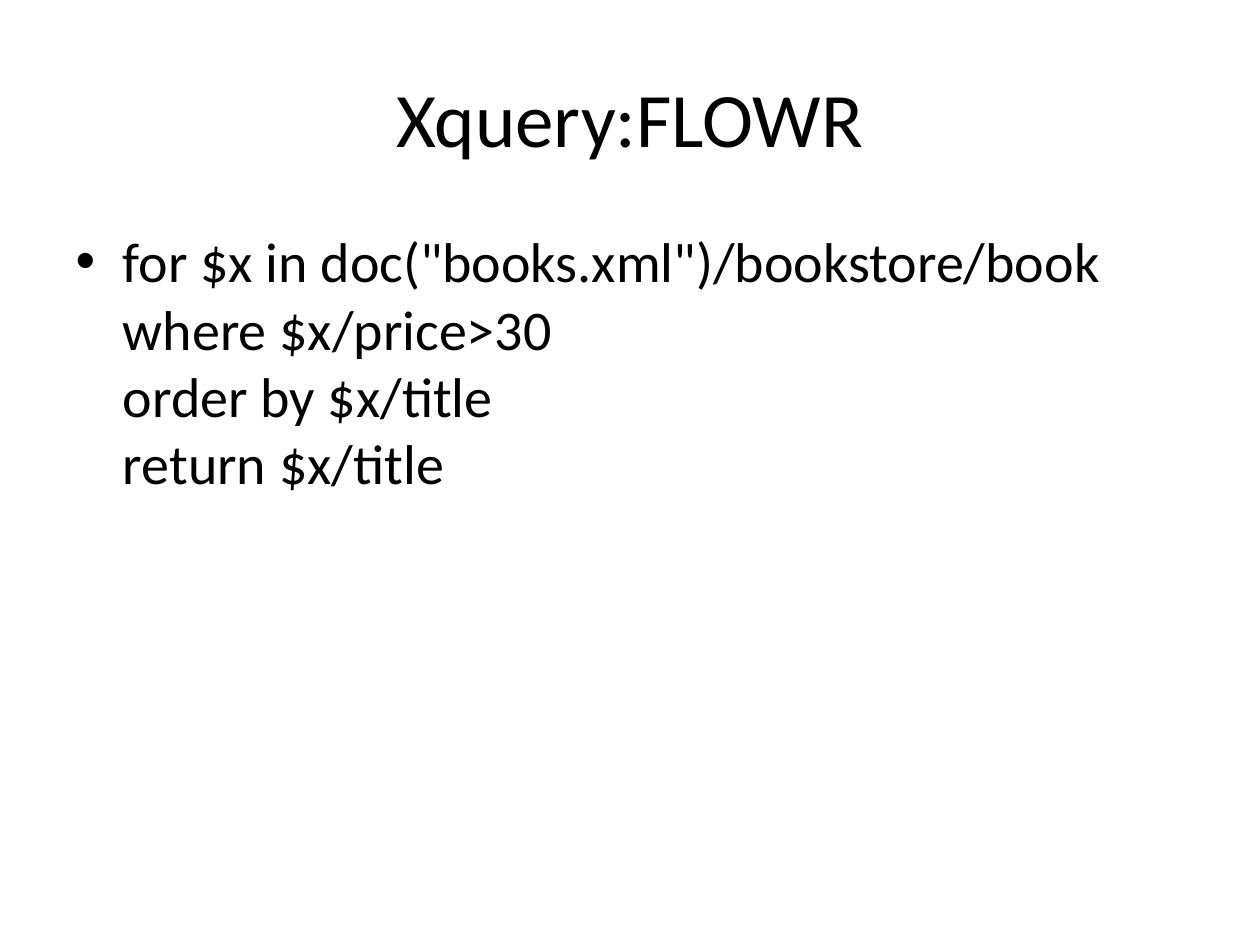
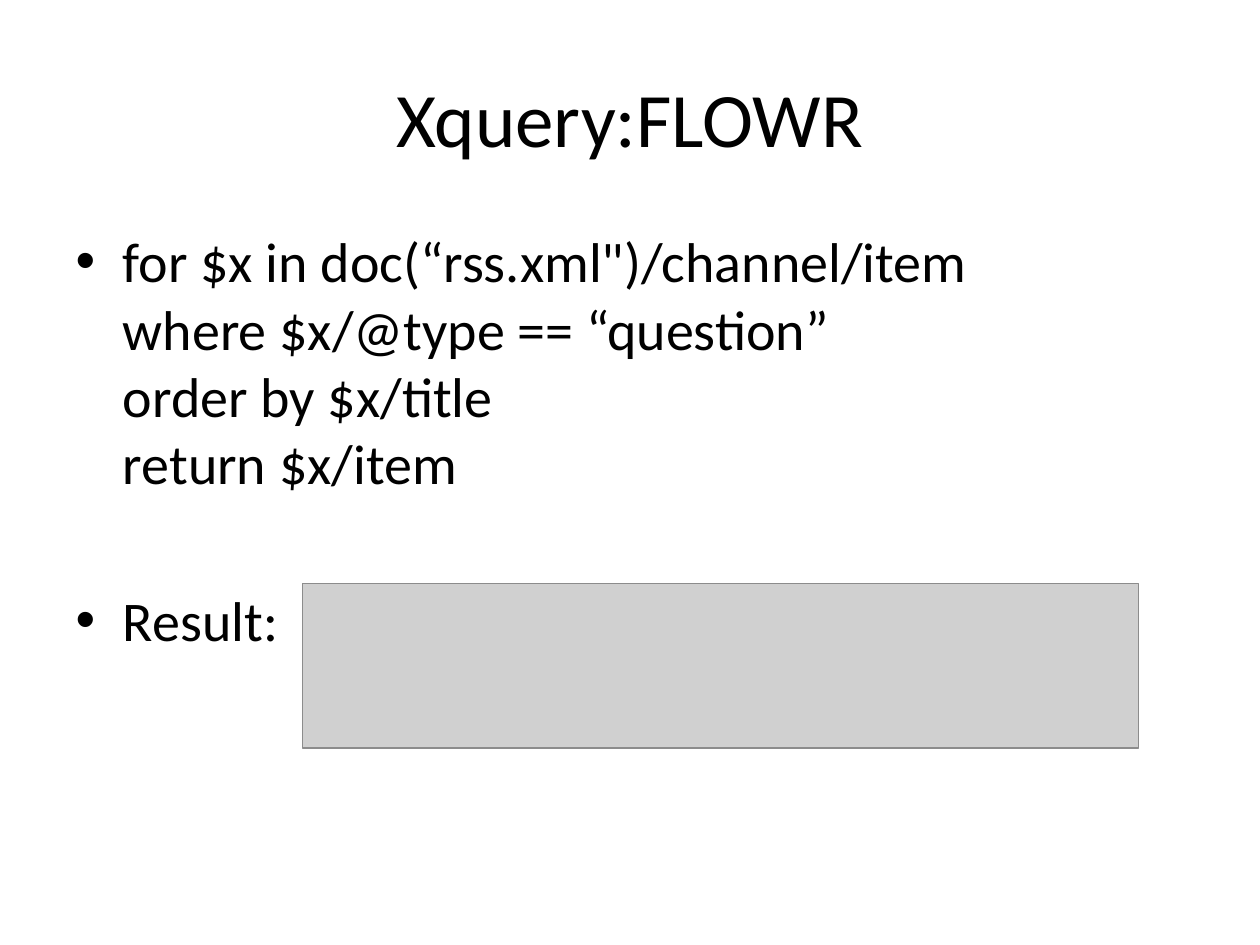
Before and after one commit to liujy10/Backyard-of-IExploring, a slide deck: slide 12 of lecture_sjk(draft).pptx (slide 8 before the commit). Drawn at 1260x945 pixels with LibreOffice and Linux fonts; fonts in the diff are those of the drawing; grey boxes stand for pictures. Boxes give left, top, right and bottom in pixels: in the first picture for what was removed or moved away, otherwise in the second. Text is boxed around its words. In the diff, an @@ line names an element or a change of style, - is before the commit and + after.

Commit message:
A preliminary revised version of XPath and XQuery

```diff
--- a/lecture_sjk(draft).pptx
+++ b/lecture_sjk(draft).pptx
@@ text at (x1=123, y1=241, x2=967, y2=642): text changed @@
-• for $x in doc("books.xml")/bookstore/book
-  where $x/price>30
-  order by $x/title
-  return $x/title
+• for $x in doc(“rss.xml")/channel/item
+  where $x/@type == “question”
+  order by $x/title
+  return $x/item
+• Result:
@@ picture added at (x1=302, y1=583, x2=1139, y2=747) @@
```
Also in this commit, not shown: 5 other slides changed, 6 slides added, 3 slides removed.
